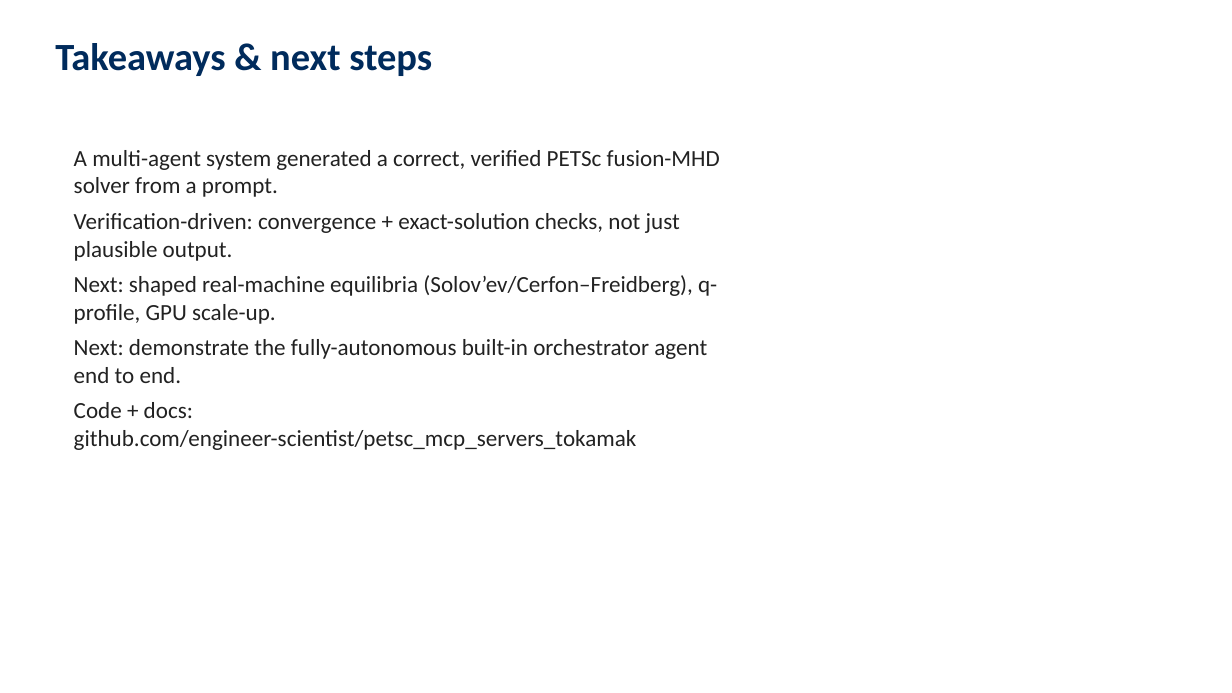
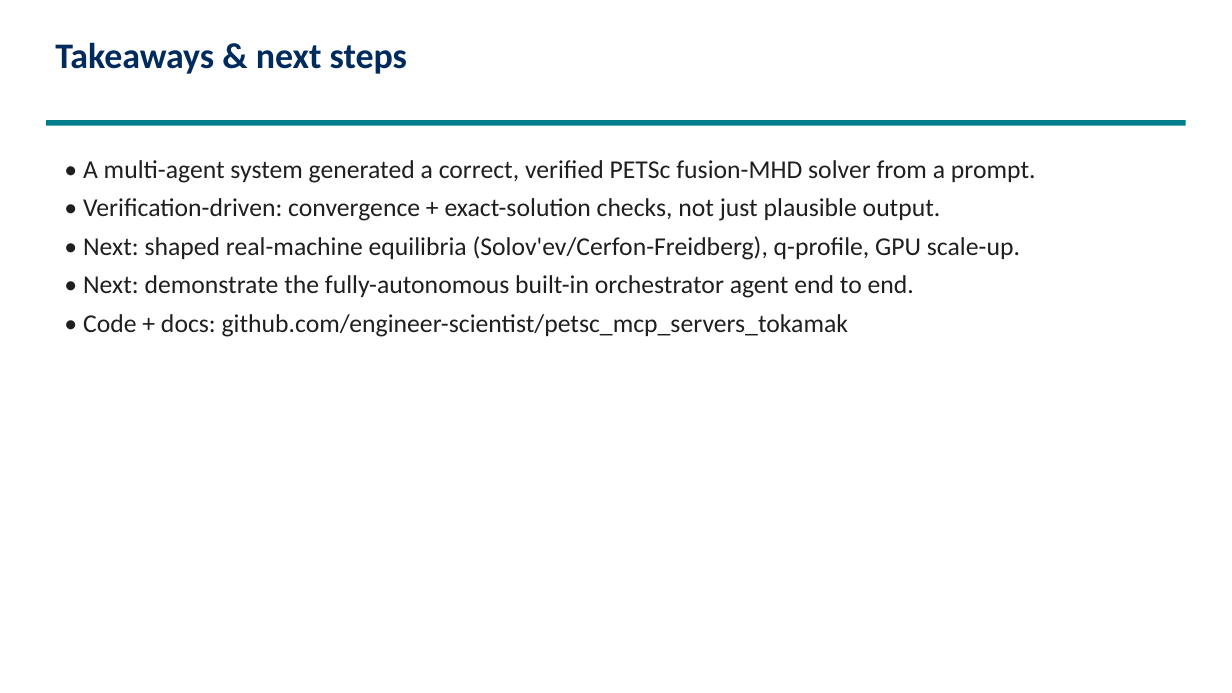
Before and after one commit to engineer-scientist/petsc_mcp_servers_tokamak, a slide deck: slide 10 of slides/petsc_multiagent_tokamak.pptx. Drawn at 1232x693 pixels with LibreOffice and Linux fonts; fonts in the diff are those of the drawing. Boxes give left, top, right and bottom in pixels: in the first picture for what was removed or moved away, otherwise in the second. Text is boxed around its words. In the diff, an @@ line names an element or a change of style, - is before the commit and + after.

```diff
--- a/slides/petsc_multiagent_tokamak.pptx
+++ b/slides/petsc_multiagent_tokamak.pptx
@@ text "Takeaways & next steps" at bbox=[55, 42, 407, 74]: size 30 to 28 pt @@
@@ rectangle added at bbox=[46, 120, 1186, 126], fill #007D8A @@
@@ text at bbox=[83, 160, 1036, 337]: text changed; size 18 to 20 pt; text colour #222222 to #1F1F1F @@
-A multi-agent system generated a correct, verified PETSc fusion-MHD solver from a prompt.
-Verification-driven: convergence + exact-solution checks, not just plausible output.
-Next: shaped real-machine equilibria (Solov’ev/Cerfon–Freidberg), q-profile, GPU scale-up.
-Next: demonstrate the fully-autonomous built-in orchestrator agent end to end.
-Code + docs: github.com/engineer-scientist/petsc_mcp_servers_tokamak
+• A multi-agent system generated a correct, verified PETSc fusion-MHD solver from a prompt.
+• Verification-driven: convergence + exact-solution checks, not just plausible output.
+• Next: shaped real-machine equilibria (Solov'ev/Cerfon-Freidberg), q-profile, GPU scale-up.
+• Next: demonstrate the fully-autonomous built-in orchestrator agent end to end.
+• Code + docs: github.com/engineer-scientist/petsc_mcp_servers_tokamak
```
Also in this commit, not shown: 9 other slides changed, 2 other files.
